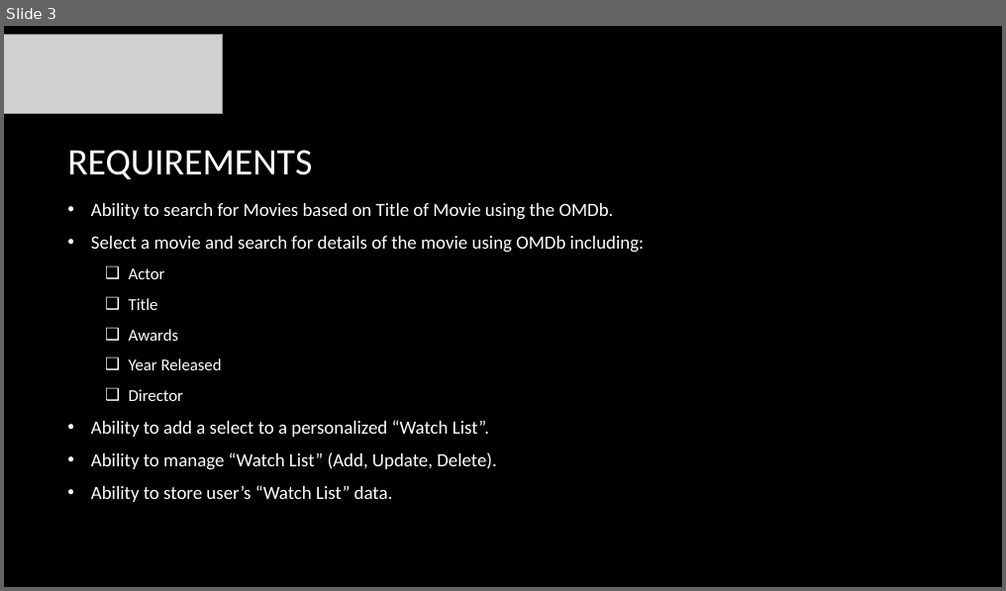
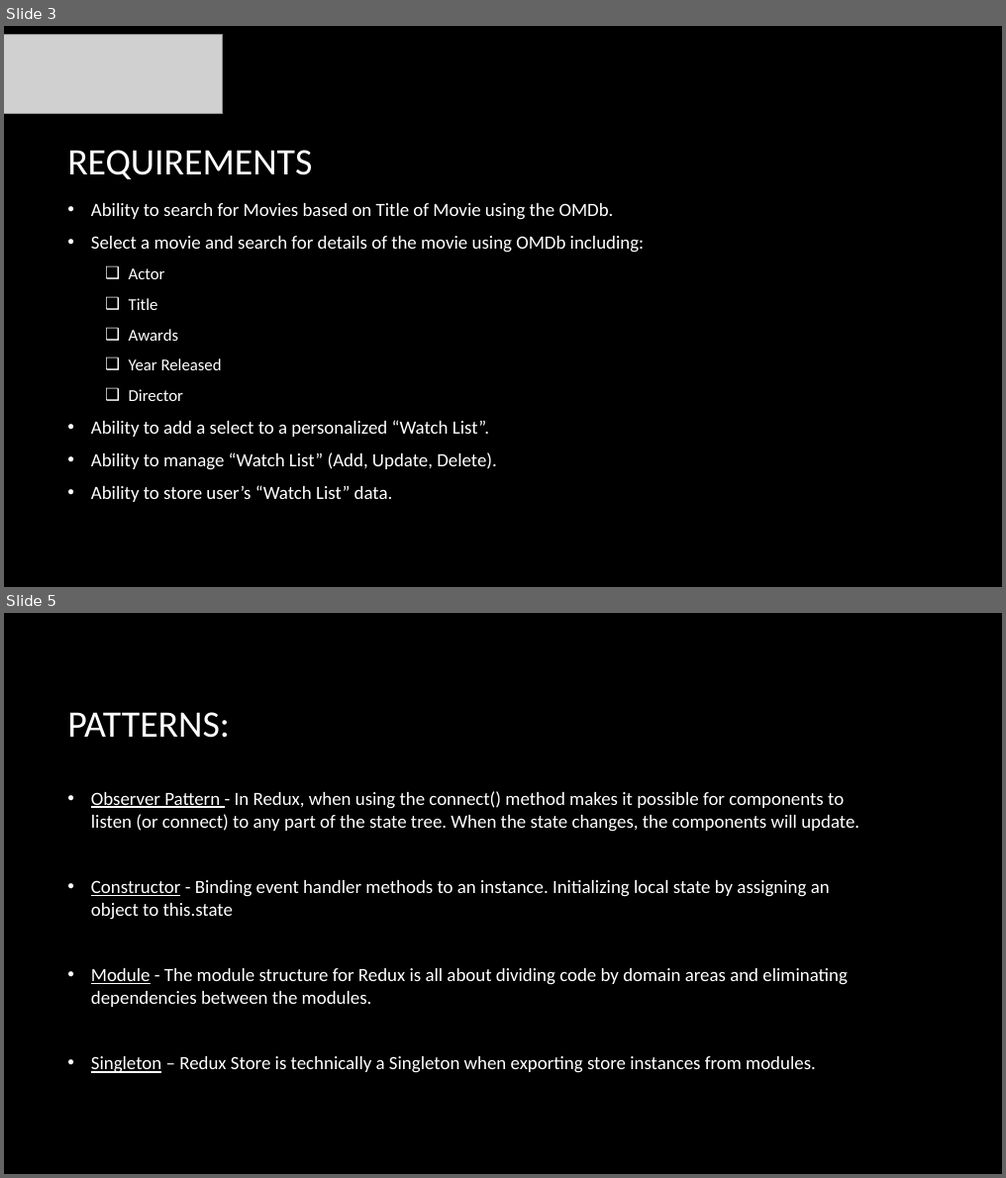
Before and after one commit to bray22/React-Redux-OMDB-Movie-Search, a slide deck: presentation/movietime_presentation.pptx. Shown one above the other, each under a label of ours: slide 3 before the commit, slides 3 and 5 after it; the slides between them are not shown. The pictures are 1006x591 and 1006x1178 pixels, drawn with LibreOffice and Linux fonts; fonts in the diff are those of the drawing; grey boxes stand for pictures; background and template pictures are left out. Boxes give left, top, right and bottom in pixels: in the first picture for what was removed or moved away, otherwise in the second. Text is boxed around its words. In the diff, an @@ line names an element or a change of style, - is before the commit and + after.

```diff
--- a/presentation/movietime_presentation.pptx
+++ b/presentation/movietime_presentation.pptx
@@ slide 5 added at [4, 613, 1002, 1174], background picture (left out) @@
@@ title added at [67, 712, 230, 738], 36 pt, text #FFFFFF @@
+PATTERNS:
@@ text added at [91, 791, 859, 1073], 18 pt, text #FFFFFF @@
+• Observer Pattern - In Redux, when using the connect() method makes it possible for components to listen (or connect) to any part of the state tree. When the state changes, the components will update.
+• Constructor - Binding event handler methods to an instance. Initializing local state by assigning an object to this.state
+• Module - The module structure for Redux is all about dividing code by domain areas and eliminating dependencies between the modules.
+• Singleton – Redux Store is technically a Singleton when exporting store instances from modules.
```
Also in this commit, not shown: 1 slide changed, 2 other slides added, 15 other files.
